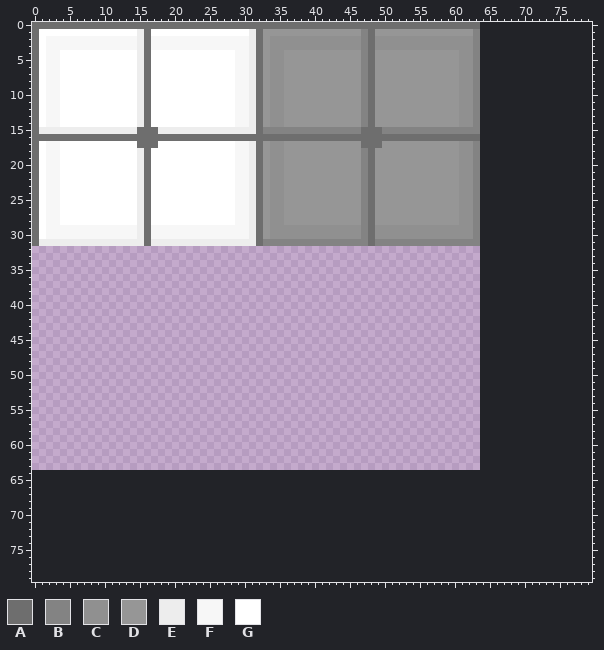
Edited in one commit: sprite sheet (core/assets/Tileset.png). The first picture shows the starting point.
The file is 64x64 pixels. Colours within 5 levels of each other are drawn and written as one. The old version is drawn lined up with the new one, on the new canvas.
Palette (. is transparent): A #6e6e6e  B #838383  C #909090  D #969696  E #ededed  F #f7f7f7  G #ffffff
Pixels before (only the part around the change), first column x 0:
20 AGFFGGGGGGGGGGGEAGGGGGGGGGGGGFFEADCCDDDDDDDDDDDBADDDDDDDDDDDDCCB................
21 AGFFGGGGGGGGGGGEAGGGGGGGGGGGGFFEADCCDDDDDDDDDDDBADDDDDDDDDDDDCCB................
22 AGFFGGGGGGGGGGGEAGGGGGGGGGGGGFFEADCCDDDDDDDDDDDBADDDDDDDDDDDDCCB................
23 AGFFGGGGGGGGGGGEAGGGGGGGGGGGGFFEADCCDDDDDDDDDDDBADDDDDDDDDDDDCCB................
24 AGFFGGGGGGGGGGGEAGGGGGGGGGGGGFFEADCCDDDDDDDDDDDBADDDDDDDDDDDDCCB................
25 AGFFGGGGGGGGGGGEAGGGGGGGGGGGGFFEADCCDDDDDDDDDDDBADDDDDDDDDDDDCCB................
26 AGFFGGGGGGGGGGGEAGGGGGGGGGGGGFFEADCCDDDDDDDDDDDBADDDDDDDDDDDDCCB................
27 AGFFGGGGGGGGGGGEAGGGGGGGGGGGGFFEADCCDDDDDDDDDDDBADDDDDDDDDDDDCCB................
28 AGFFGGGGGGGGGGGEAGGGGGGGGGGGGFFEADCCDDDDDDDDDDDBADDDDDDDDDDDDCCB................
29 AGFFFFFFFFFFFFFEAFFFFFFFFFFFFFFEADCCCCCCCCCCCCCBACCCCCCCCCCCCCCB................
30 AGFFFFFFFFFFFFFEAFFFFFFFFFFFFFFEADCCCCCCCCCCCCCBACCCCCCCCCCCCCCB................
31 AEEEEEEEEEEEEEEEAEEEEEEEEEEEEEEEABBBBBBBBBBBBBBBABBBBBBBBBBBBBBB................
32 ................................................................................
33 ................................................................................
34 ................................................................................
35 ................................................................................
36 ................................................................................
37 ................................................................................
38 ................................................................................
39 ................................................................................
40 ................................................................................
41 ................................................................................
42 ................................................................................
43 ................................................................................
44 ................................................................................
45 ................................................................................
46 ................................................................................
47 ................................................................................
48 ................................................................................
49 ................................................................................
50 ................................................................................
51 ................................................................................
52 ................................................................................
53 ................................................................................
54 ................................................................................
55 ................................................................................
56 ................................................................................
57 ................................................................................
58 ................................................................................
59 ................................................................................
60 ................................................................................
61 ................................................................................
62 ................................................................................
63 ................................................................................
64 ................................................................................
65 ................................................................................
66 ................................................................................
67 ................................................................................
68 ................................................................................
69 ................................................................................
70 ................................................................................
71 ................................................................................
72 ................................................................................
73 ................................................................................
74 ................................................................................
75 ................................................................................
76 ................................................................................
77 ................................................................................
78 ................................................................................
79 ................................................................................
The result:
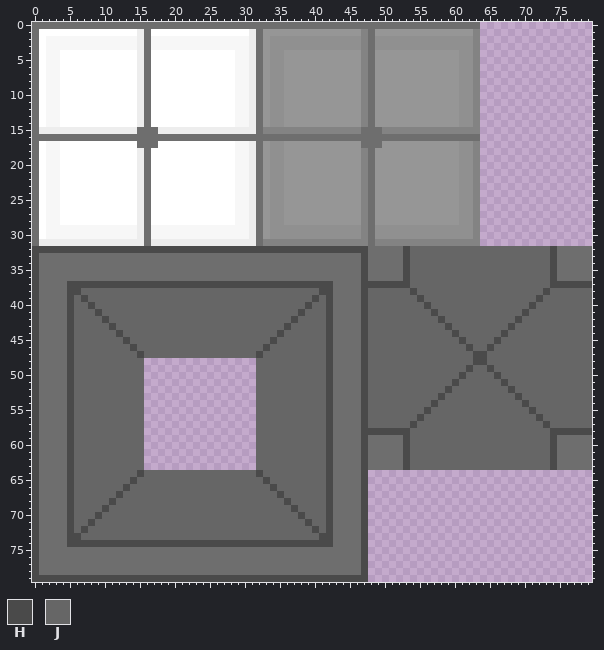
Colours new in this view: H #4a4a4a  J #666666
Change:
canvas 64x64 -> 80x80
y 32: x 0..79 ................................................................................ -> HHHHHHHHHHHHHHHHHHHHHHHHHHHHHHHHHHHHHHHHHHHHHHHHAAAAAHJJJJJJJJJJJJJJJJJJJJHAAAAA
y 33..36: x 0..79 ................................................................................ -> HAAAAAAAAAAAAAAAAAAAAAAAAAAAAAAAAAAAAAAAAAAAAAAHAAAAAHJJJJJJJJJJJJJJJJJJJJHAAAAA
y 37: x 0..79 ................................................................................ -> HAAAAHHHHHHHHHHHHHHHHHHHHHHHHHHHHHHHHHHHHHHAAAAHHHHHHHJJJJJJJJJJJJJJJJJJJJHHHHHH
y 38: x 0..79 ................................................................................ -> HAAAAHHJJJJJJJJJJJJJJJJJJJJJJJJJJJJJJJJJJHHAAAAHJJJJJJHJJJJJJJJJJJJJJJJJJHJJJJJJ
y 39: x 0..79 ................................................................................ -> HAAAAHJHJJJJJJJJJJJJJJJJJJJJJJJJJJJJJJJJHJHAAAAHJJJJJJJHJJJJJJJJJJJJJJJJHJJJJJJJ
y 40: x 0..79 ................................................................................ -> HAAAAHJJHJJJJJJJJJJJJJJJJJJJJJJJJJJJJJJHJJHAAAAHJJJJJJJJHJJJJJJJJJJJJJJHJJJJJJJJ
y 41: x 0..79 ................................................................................ -> HAAAAHJJJHJJJJJJJJJJJJJJJJJJJJJJJJJJJJHJJJHAAAAHJJJJJJJJJHJJJJJJJJJJJJHJJJJJJJJJ
y 42: x 0..79 ................................................................................ -> HAAAAHJJJJHJJJJJJJJJJJJJJJJJJJJJJJJJJHJJJJHAAAAHJJJJJJJJJJHJJJJJJJJJJHJJJJJJJJJJ
y 43: x 0..79 ................................................................................ -> HAAAAHJJJJJHJJJJJJJJJJJJJJJJJJJJJJJJHJJJJJHAAAAHJJJJJJJJJJJHJJJJJJJJHJJJJJJJJJJJ
y 44: x 0..79 ................................................................................ -> HAAAAHJJJJJJHJJJJJJJJJJJJJJJJJJJJJJHJJJJJJHAAAAHJJJJJJJJJJJJHJJJJJJHJJJJJJJJJJJJ
y 45: x 0..79 ................................................................................ -> HAAAAHJJJJJJJHJJJJJJJJJJJJJJJJJJJJHJJJJJJJHAAAAHJJJJJJJJJJJJJHJJJJHJJJJJJJJJJJJJ
y 46: x 0..79 ................................................................................ -> HAAAAHJJJJJJJJHJJJJJJJJJJJJJJJJJJHJJJJJJJJHAAAAHJJJJJJJJJJJJJJHJJHJJJJJJJJJJJJJJ
y 47: x 0..79 ................................................................................ -> HAAAAHJJJJJJJJJHJJJJJJJJJJJJJJJJHJJJJJJJJJHAAAAHJJJJJJJJJJJJJJJHHJJJJJJJJJJJJJJJ
y 48: x 0..15 ................ -> HAAAAHJJJJJJJJJJ; x 32..79 ................................................ -> JJJJJJJJJJHAAAAHJJJJJJJJJJJJJJJHHJJJJJJJJJJJJJJJ
y 49: x 0..15 ................ -> HAAAAHJJJJJJJJJJ; x 32..79 ................................................ -> JJJJJJJJJJHAAAAHJJJJJJJJJJJJJJHJJHJJJJJJJJJJJJJJ
y 50: x 0..15 ................ -> HAAAAHJJJJJJJJJJ; x 32..79 ................................................ -> JJJJJJJJJJHAAAAHJJJJJJJJJJJJJHJJJJHJJJJJJJJJJJJJ
y 51: x 0..15 ................ -> HAAAAHJJJJJJJJJJ; x 32..79 ................................................ -> JJJJJJJJJJHAAAAHJJJJJJJJJJJJHJJJJJJHJJJJJJJJJJJJ
y 52: x 0..15 ................ -> HAAAAHJJJJJJJJJJ; x 32..79 ................................................ -> JJJJJJJJJJHAAAAHJJJJJJJJJJJHJJJJJJJJHJJJJJJJJJJJ
y 53: x 0..15 ................ -> HAAAAHJJJJJJJJJJ; x 32..79 ................................................ -> JJJJJJJJJJHAAAAHJJJJJJJJJJHJJJJJJJJJJHJJJJJJJJJJ
y 54: x 0..15 ................ -> HAAAAHJJJJJJJJJJ; x 32..79 ................................................ -> JJJJJJJJJJHAAAAHJJJJJJJJJHJJJJJJJJJJJJHJJJJJJJJJ
y 55: x 0..15 ................ -> HAAAAHJJJJJJJJJJ; x 32..79 ................................................ -> JJJJJJJJJJHAAAAHJJJJJJJJHJJJJJJJJJJJJJJHJJJJJJJJ
y 56: x 0..15 ................ -> HAAAAHJJJJJJJJJJ; x 32..79 ................................................ -> JJJJJJJJJJHAAAAHJJJJJJJHJJJJJJJJJJJJJJJJHJJJJJJJ
y 57: x 0..15 ................ -> HAAAAHJJJJJJJJJJ; x 32..79 ................................................ -> JJJJJJJJJJHAAAAHJJJJJJHJJJJJJJJJJJJJJJJJJHJJJJJJ
y 58: x 0..15 ................ -> HAAAAHJJJJJJJJJJ; x 32..79 ................................................ -> JJJJJJJJJJHAAAAHHHHHHHJJJJJJJJJJJJJJJJJJJJHHHHHH
y 59..63: x 0..15 ................ -> HAAAAHJJJJJJJJJJ; x 32..79 ................................................ -> JJJJJJJJJJHAAAAHAAAAAHJJJJJJJJJJJJJJJJJJJJHAAAAA
y 64: x 0..47 ................................................ -> HAAAAHJJJJJJJJJHJJJJJJJJJJJJJJJJHJJJJJJJJJHAAAAH
y 65: x 0..47 ................................................ -> HAAAAHJJJJJJJJHJJJJJJJJJJJJJJJJJJHJJJJJJJJHAAAAH
y 66: x 0..47 ................................................ -> HAAAAHJJJJJJJHJJJJJJJJJJJJJJJJJJJJHJJJJJJJHAAAAH
y 67: x 0..47 ................................................ -> HAAAAHJJJJJJHJJJJJJJJJJJJJJJJJJJJJJHJJJJJJHAAAAH
y 68: x 0..47 ................................................ -> HAAAAHJJJJJHJJJJJJJJJJJJJJJJJJJJJJJJHJJJJJHAAAAH
y 69: x 0..47 ................................................ -> HAAAAHJJJJHJJJJJJJJJJJJJJJJJJJJJJJJJJHJJJJHAAAAH
y 70: x 0..47 ................................................ -> HAAAAHJJJHJJJJJJJJJJJJJJJJJJJJJJJJJJJJHJJJHAAAAH
y 71: x 0..47 ................................................ -> HAAAAHJJHJJJJJJJJJJJJJJJJJJJJJJJJJJJJJJHJJHAAAAH
y 72: x 0..47 ................................................ -> HAAAAHJHJJJJJJJJJJJJJJJJJJJJJJJJJJJJJJJJHJHAAAAH
y 73: x 0..47 ................................................ -> HAAAAHHJJJJJJJJJJJJJJJJJJJJJJJJJJJJJJJJJJHHAAAAH
y 74: x 0..47 ................................................ -> HAAAAHHHHHHHHHHHHHHHHHHHHHHHHHHHHHHHHHHHHHHAAAAH
y 75..78: x 0..47 ................................................ -> HAAAAAAAAAAAAAAAAAAAAAAAAAAAAAAAAAAAAAAAAAAAAAAH
y 79: x 0..47 ................................................ -> HHHHHHHHHHHHHHHHHHHHHHHHHHHHHHHHHHHHHHHHHHHHHHHH
